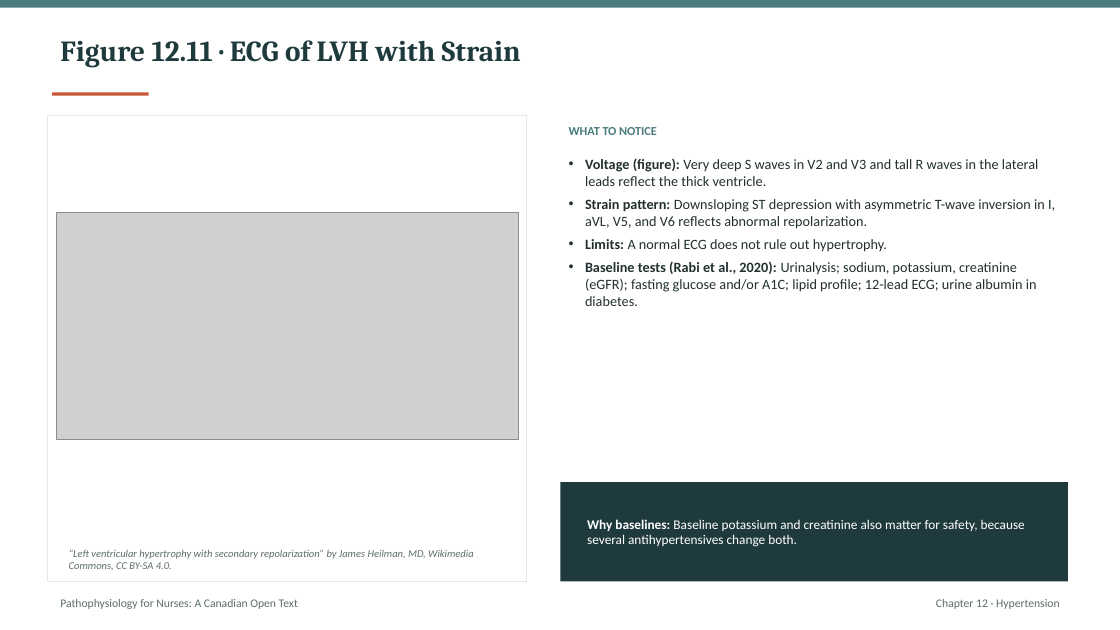
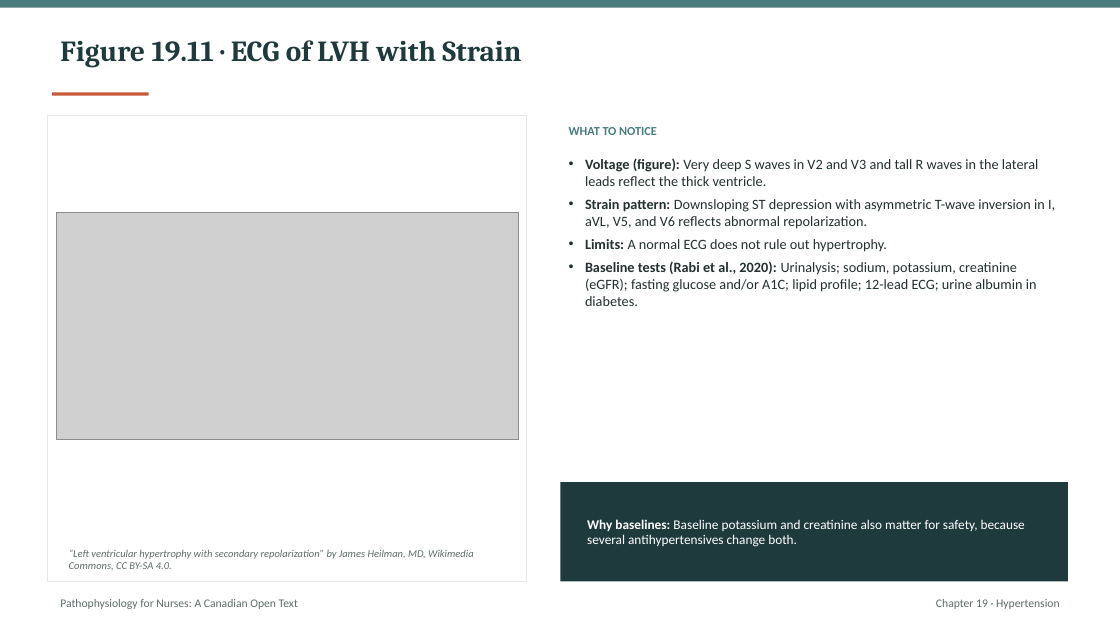
Before and after one commit to andrewleenl/opensourcenursing, a slide deck: slide 25 of Ch19_Hypertension_Lecture_Presentation.pptx. Drawn at 1120x630 pixels with LibreOffice and Linux fonts; fonts in the diff are those of the drawing; grey boxes stand for pictures. Boxes give left, top, right and bottom in pixels: in the first picture for what was removed or moved away, otherwise in the second. Text is boxed around its words. In the diff, an @@ line names an element or a change of style, - is before the commit and + after.

```diff
--- a/Ch19_Hypertension_Lecture_Presentation.pptx
+++ b/Ch19_Hypertension_Lecture_Presentation.pptx
@@ text at box(60, 40, 521, 68): text changed @@
-Figure 12.11 · ECG of LVH with Strain
+Figure 19.11 · ECG of LVH with Strain
@@ text at box(936, 599, 1060, 609): text changed @@
-Chapter 12 · Hypertension
+Chapter 19 · Hypertension
```
Also in this commit, not shown: 40 other slides changed, 3 other files.
